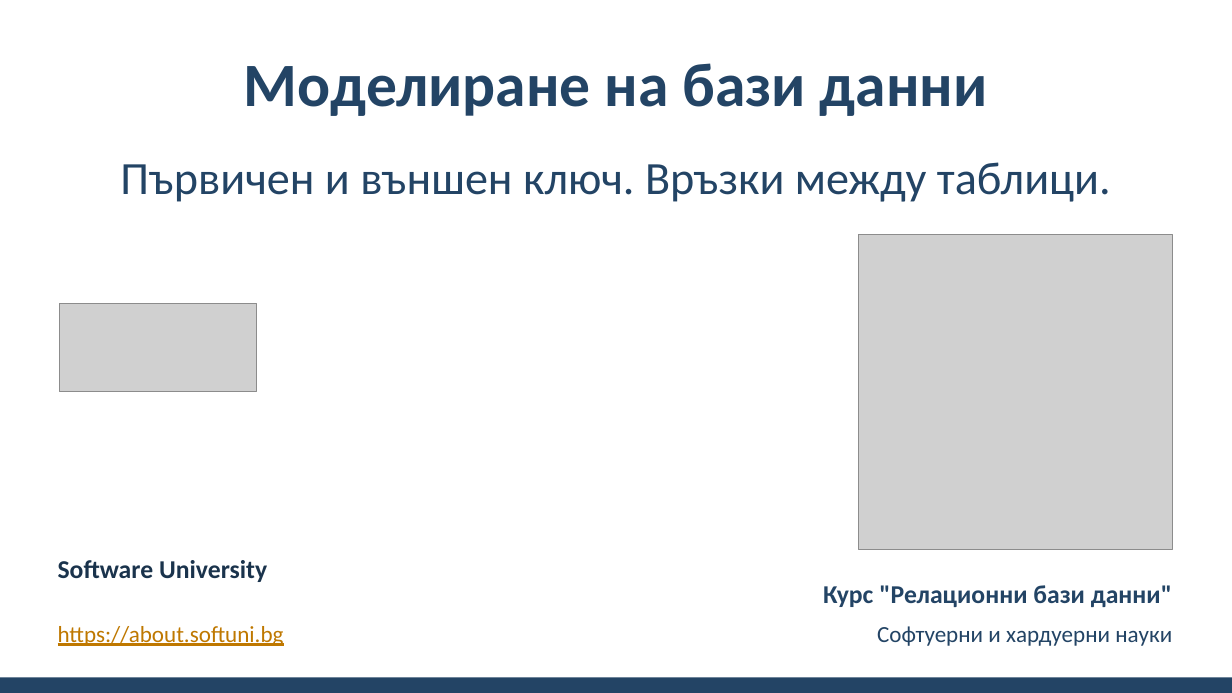
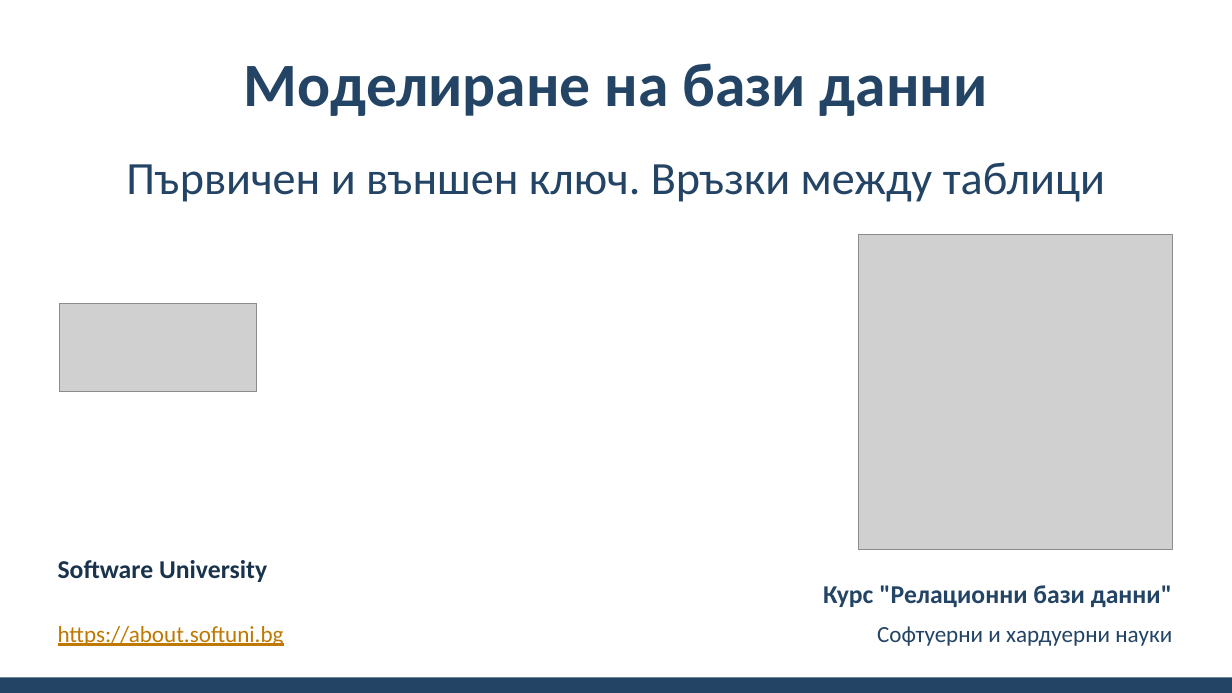
Before and after one commit to BG-IT-Edu/School-Programming, a slide deck: slide 1 of Courses/Software-Sciences/Module-3-Databases-New/07-Modeling-Databases/06-Modeling-Databases.pptx. Drawn at 1232x693 pixels with LibreOffice and Linux fonts; fonts in the diff are those of the drawing; grey boxes stand for pictures; background and template pictures are left out. Boxes give left, top, right and bottom in pixels: in the first picture for what was removed or moved away, otherwise in the second. Text is boxed around its words. In the diff, an @@ line names an element or a change of style, - is before the commit and + after.

```diff
--- a/Courses/Software-Sciences/Module-3-Databases-New/07-Modeling-Databases/06-Modeling-Databases.pptx
+++ b/Courses/Software-Sciences/Module-3-Databases-New/07-Modeling-Databases/06-Modeling-Databases.pptx
@@ subtitle at box(126, 162, 1105, 202): text changed @@
-Първичен и външен ключ. Връзки между таблици.
+Първичен и външен ключ. Връзки между таблици
```
Also in this commit, not shown: 20 other slides changed, 1 slide added, 1 other file.
